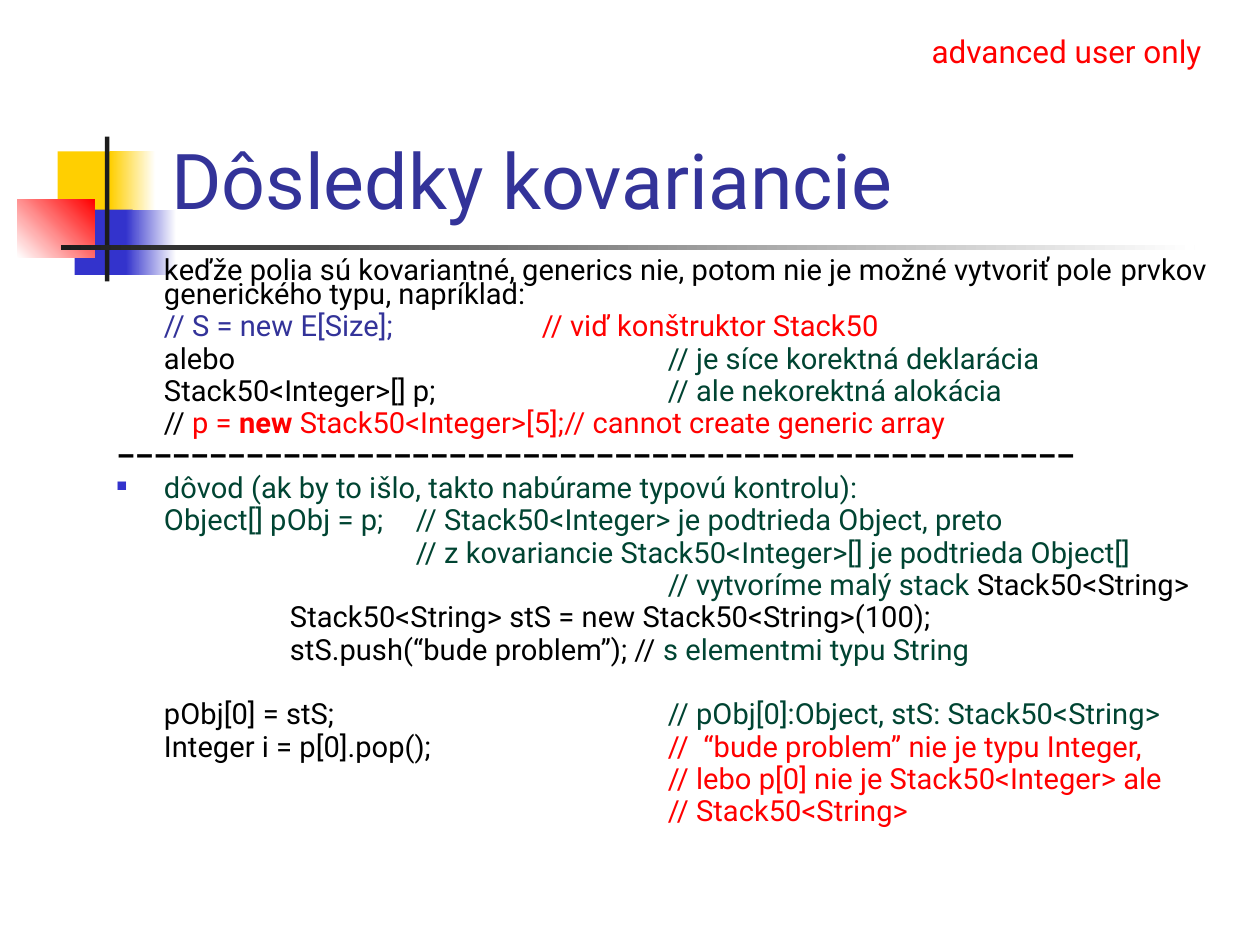
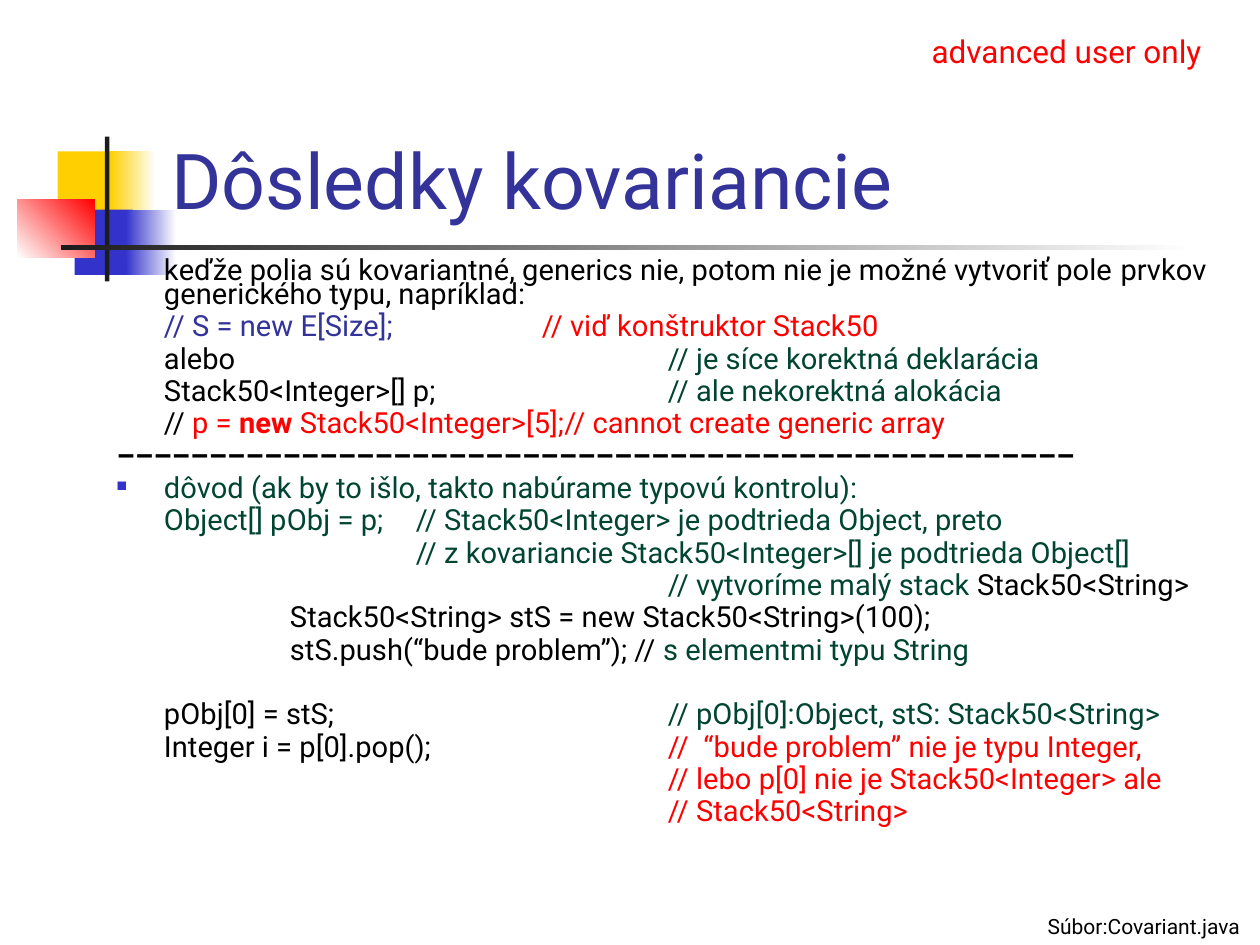
Before and after one commit to Programovanie4/Prednasky, a slide deck: slide 21 of 05/05_java.ppt (slide 15 before the commit). Drawn at 1260x945 pixels with LibreOffice and Linux fonts; fonts in the diff are those of the drawing. Boxes give left, top, right and bottom in pixels: in the first picture for what was removed or moved away, otherwise in the second. Text is boxed around its words. In the diff, an @@ line names an element or a change of style, - is before the commit and + after.

```diff
--- a/05/05_java.ppt
+++ b/05/05_java.ppt
@@ text added at box(1048, 918, 1240, 939), 12 pt, text #000000 @@
+Súbor:Covariant.java
```
Also in this commit, not shown: 28 other slides changed, 6 slides added, 1 other file.
